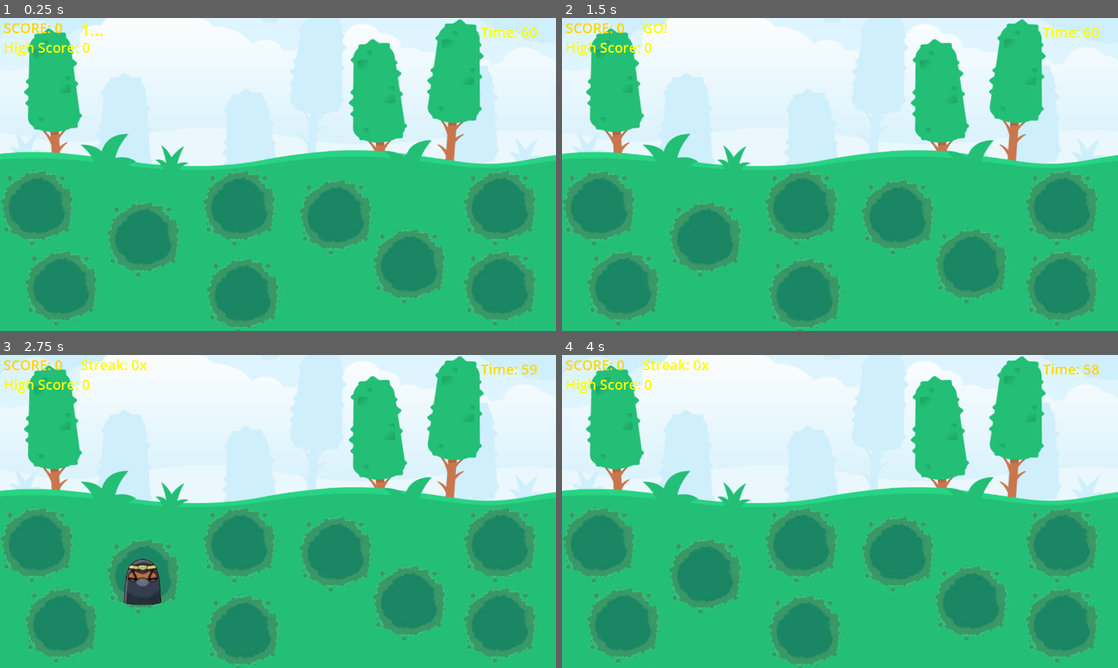
Above: before the commit, frames 1-4 (two rows, left to right).
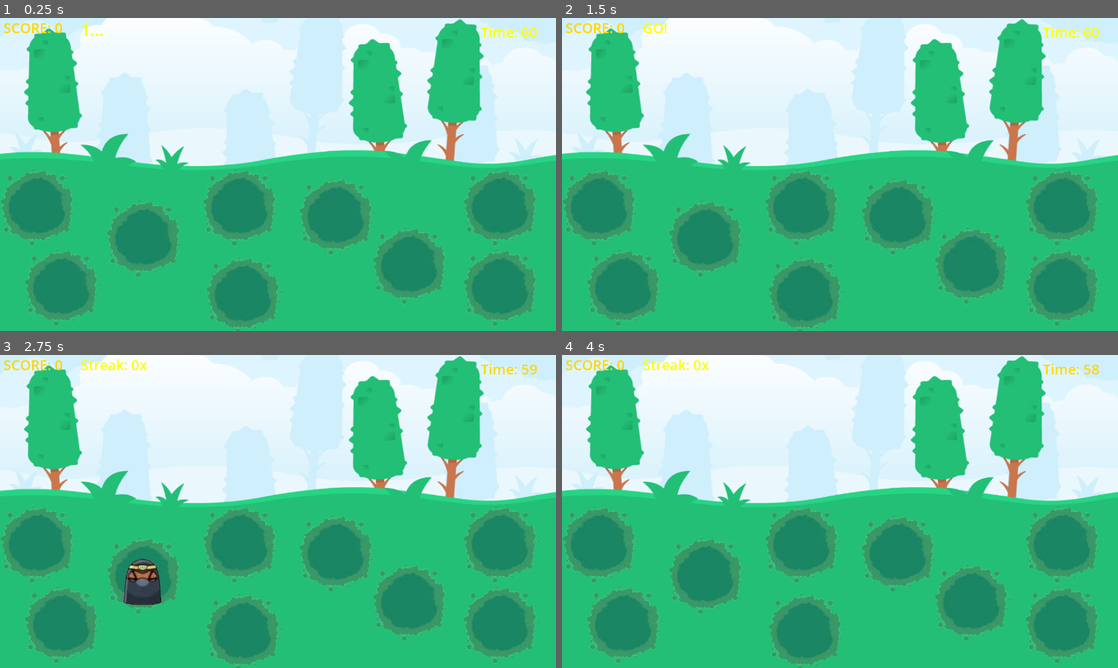
Above: after the commit, the same moments.

Repository: dexterMorgaN-9/whac-a-molee
Game: Godot game, scene res://main.tscn
The game is run twice, just before and just after one commit, with the same random seed, the same clock (stepped at 60 frames per second) and the same inputs. This scene is started directly instead of the project's main scene.
Inputs (mouse positions are in pixels of both pictures, inside the frame that each line leads up to):
- Up to frame 1 (0.25 s): no input
- Up to frame 2 (1.5 s): tap Enter at 0.5 s; move the mouse to (595, 202) at 0.52 s; hold Right 0.53-1.28 s; tap Alt at 0.6 s; click (595, 202) at 0.67 s; move the mouse to (701, 233) at 1.27 s; hold Down from 1.28 s (still down); tap Shift at 1.35 s; click (701, 233) at 1.42 s
- Up to frame 3 (2.75 s): move the mouse to (239, 539) at 2.02 s; release Down at 2.03 s; hold Right from 2.03 s (still down); tap Alt at 2.1 s; click (239, 539) at 2.17 s
- Up to frame 4 (4 s): move the mouse to (801, 627) at 2.77 s; release Right at 2.78 s; hold Up 2.78-3.53 s; tap Shift at 2.85 s; click (801, 627) at 2.92 s; move the mouse to (623, 617) at 3.52 s; hold Left from 3.53 s (still down); tap Alt at 3.6 s; click (623, 617) at 3.67 s

The runs differ from the first frame. In frame 1, 0.2% of the frame differs, in the area x 0-17%, y 7-13%; in frame 2, 0.2%; in frame 3, 0.2%; in frame 4, 0.2%.
Error after the commit: Invalid assignment of property or key 'text' with value of type 'String' on a base object of type 'null instance'. (res://main.gd:78)

Commit message:
updated main menu.tscn

Diff:
--- a/main.tscn
+++ b/main.tscn
@@ -27,15 +27,6 @@
 theme_override_colors/font_color = Color(1, 0.84313726, 0, 1)
 theme_override_font_sizes/font_size = 32
 text = "SCORE:0"
-
-[node name="HighScoreLabel" type="Label" parent="UI"]
-offset_left = 8.0
-offset_top = 45.0
-offset_right = 109.0
-offset_bottom = 68.0
-theme_override_colors/font_color = Color(1, 1, 0, 1)
-theme_override_font_sizes/font_size = 32
-text = "High Score: 0"
 
 [node name="TimerLabel" type="Label" parent="UI"]
 offset_left = 1107.0
@@ -106,8 +97,7 @@
 theme_override_colors/font_color = Color(1, 1, 1, 1)
 theme_override_font_sizes/font_size = 22
 horizontal_alignment = 1
-text = "Final Score: 0
-High Score: 0"
+text = "Final Score: 0"
 
 [node name="ButtonRow" type="HBoxContainer" parent="UI/GameOverPanel/MarginContainer/VBox"]
 layout_mode = 2
